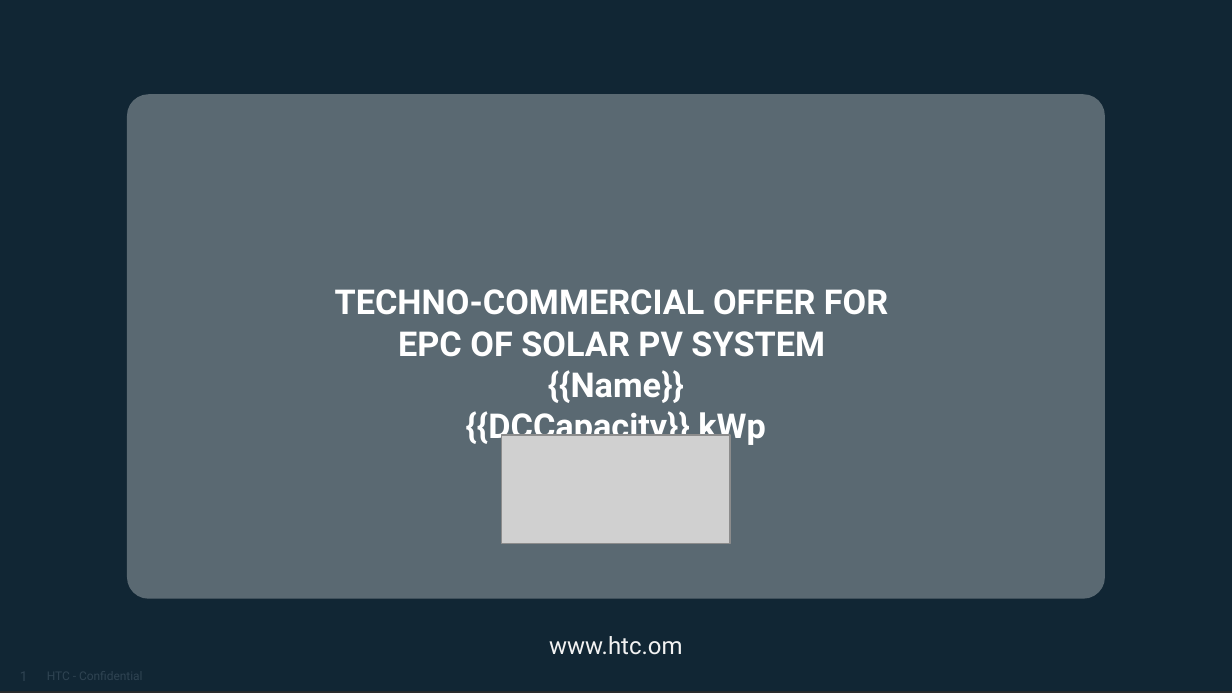
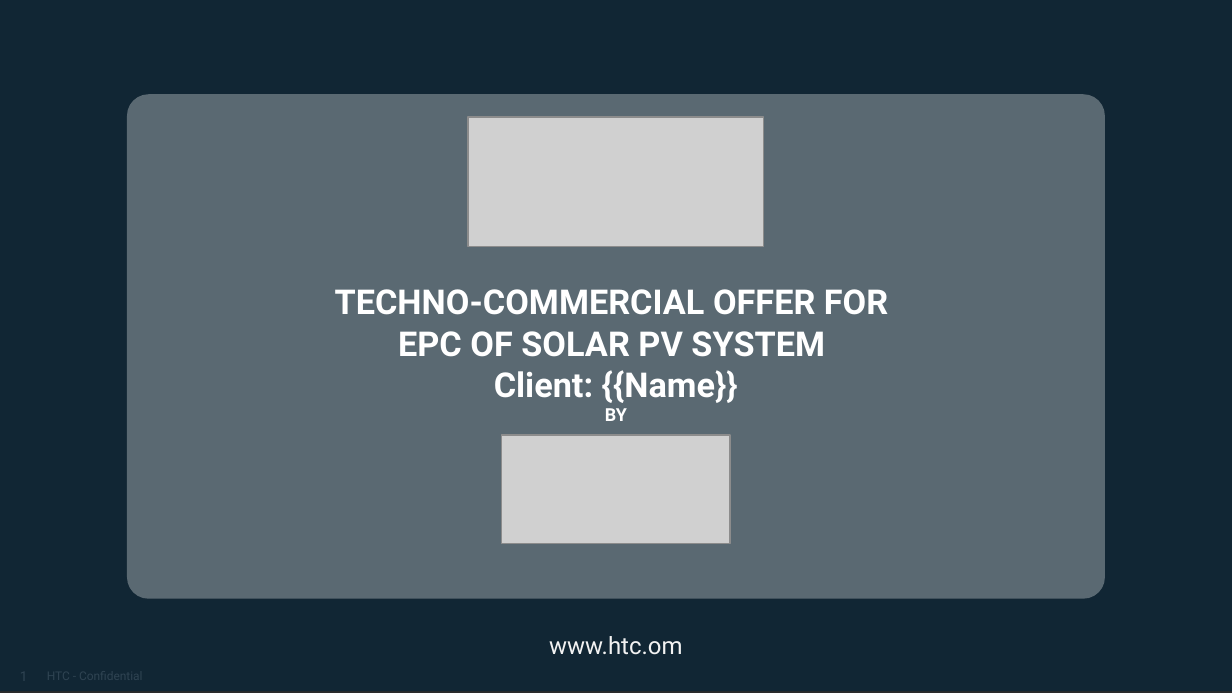
Before and after one commit to MohammedAlLawati/pv-toolkit, a slide deck: slide 1 of web/templates/offer_deck.pptx. Drawn at 1232x693 pixels with LibreOffice and Linux fonts; fonts in the diff are those of the drawing; grey boxes stand for pictures; background and template pictures are left out; a plain dark background stands for a picture behind light text. Boxes give left, top, right and bottom in pixels: in the first picture for what was removed or moved away, otherwise in the second. Text is boxed around its words. In the diff, an @@ line names an element or a change of style, - is before the commit and + after.

```diff
--- a/web/templates/offer_deck.pptx
+++ b/web/templates/offer_deck.pptx
@@ picture added at <box>468,117,764,246</box> @@
@@ text at <box>494,370,738,403</box>: text changed @@
-{{Name}}
-{{DCCapacity}} kWp
+Client: {{Name}}
```
Also in this commit, not shown: 1 slide added, 19 other files.
